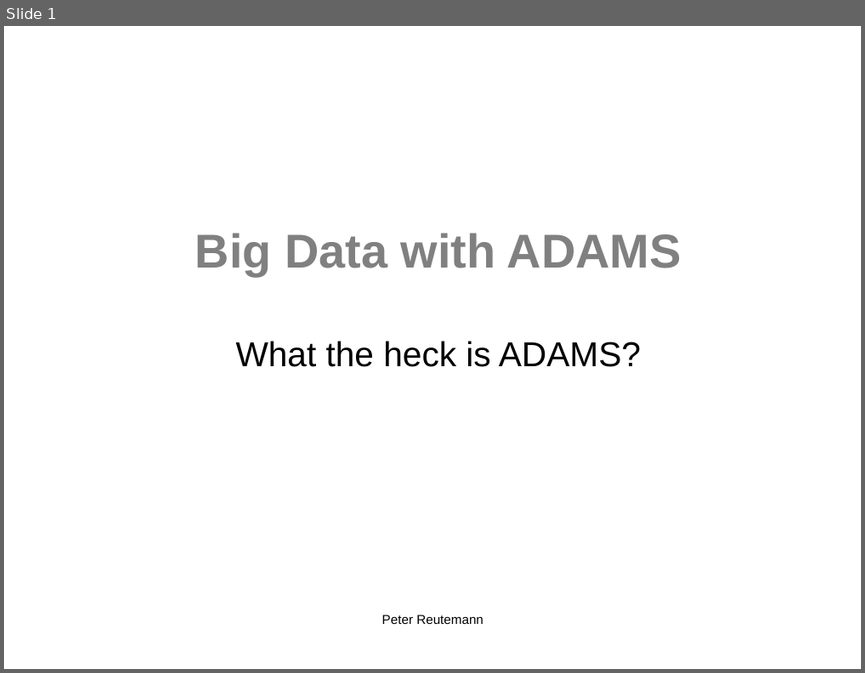
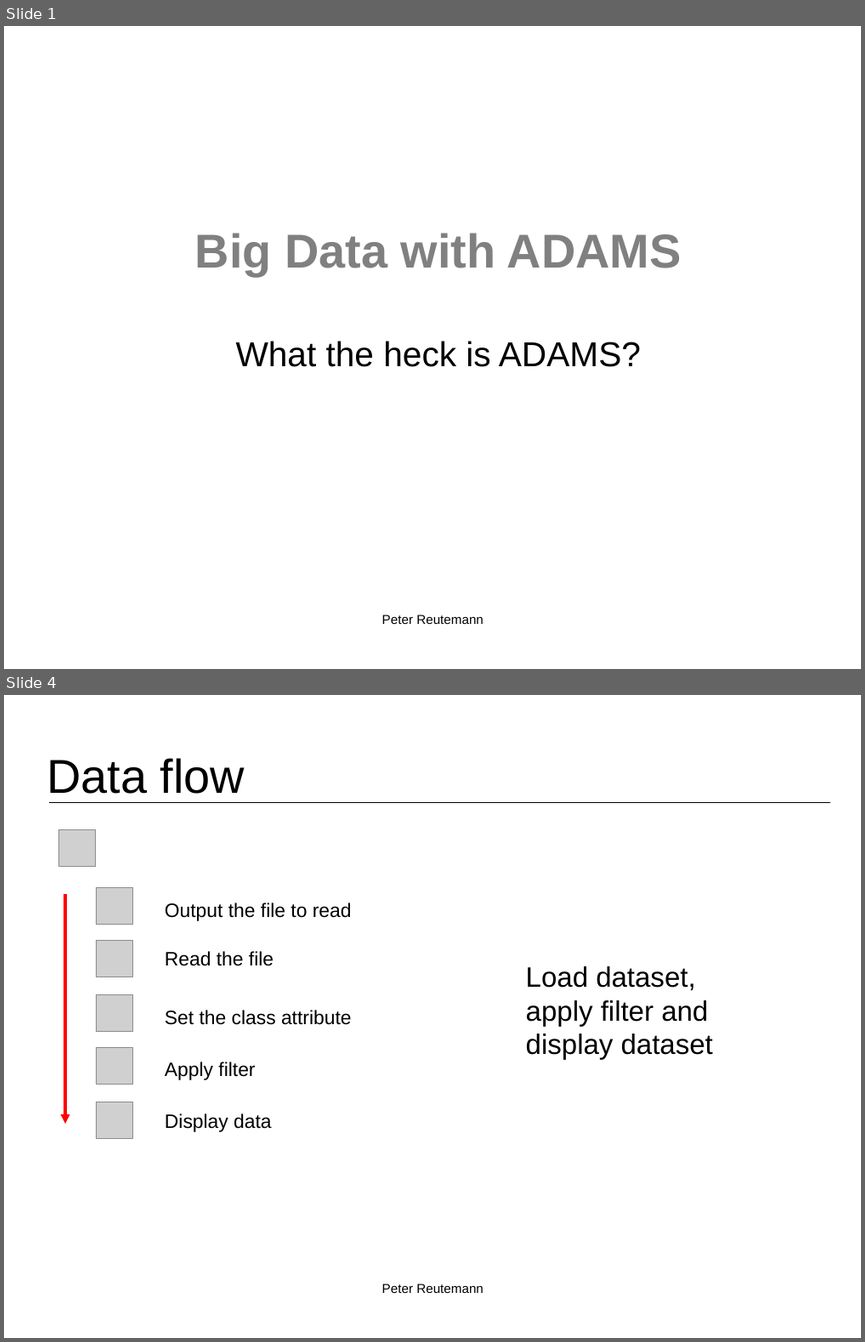
Before and after one commit to fracpete/bigmine-2015, a slide deck: talk/bigmine2015_reutemann.odp. Shown one above the other, each under a label of ours: slide 1 before the commit, slides 1 and 4 after it; the slides between them are not shown. The pictures are 865x673 and 865x1342 pixels, drawn with LibreOffice and Linux fonts; fonts in the diff are those of the drawing; grey boxes stand for pictures; background and template pictures are left out. Boxes give left, top, right and bottom in pixels: in the first picture for what was removed or moved away, otherwise in the second. Text is boxed around its words. In the diff, an @@ line names an element or a change of style, - is before the commit and + after.

```diff
--- a/talk/bigmine2015_reutemann.odp
+++ b/talk/bigmine2015_reutemann.odp
@@ slide 4 added at [4, 695, 861, 1338], background #FFFFFF @@
@@ title added at [46, 758, 245, 794], 44 pt, text #000000 @@
+Data flow
@@ line added from (50, 802) to (830, 802), #000000 0 pt @@
@@ picture added at [59, 829, 97, 867] @@
@@ arrow added from (65, 894) to (65, 1123), #FF0000 2.83 pt @@
@@ picture added at [96, 888, 133, 925] @@
@@ text added at [165, 902, 352, 921], 18 pt, text #000000 @@
+Output the file to read
@@ picture added at [96, 940, 133, 977] @@
@@ text added at [165, 951, 273, 966], 18 pt, text #000000 @@
+Read the file
@@ text added at [526, 966, 713, 1060], 26 pt, text #000000 @@
+Load dataset,
+apply filter and
+display dataset
@@ picture added at [96, 995, 133, 1032] @@
@@ text added at [165, 1009, 352, 1025], 18 pt, text #000000 @@
+Set the class attribute
@@ picture added at [96, 1047, 133, 1084] @@
@@ text added at [165, 1061, 255, 1080], 18 pt, text #000000 @@
+Apply filter
@@ picture added at [96, 1101, 133, 1139] @@
@@ text added at [165, 1113, 271, 1132], 18 pt, text #000000 @@
+Display data
@@ text added at [382, 1283, 483, 1293], 12 pt, text #000000 @@
+Peter Reutemann
```
Also in this commit, not shown: 5 other slides added, 1 slide removed, 22 other files.
